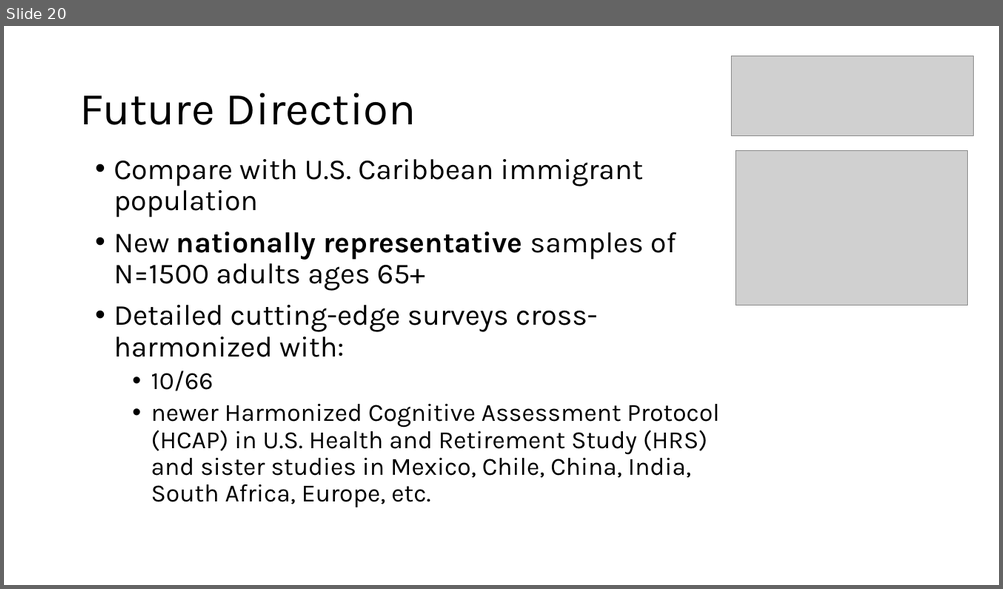
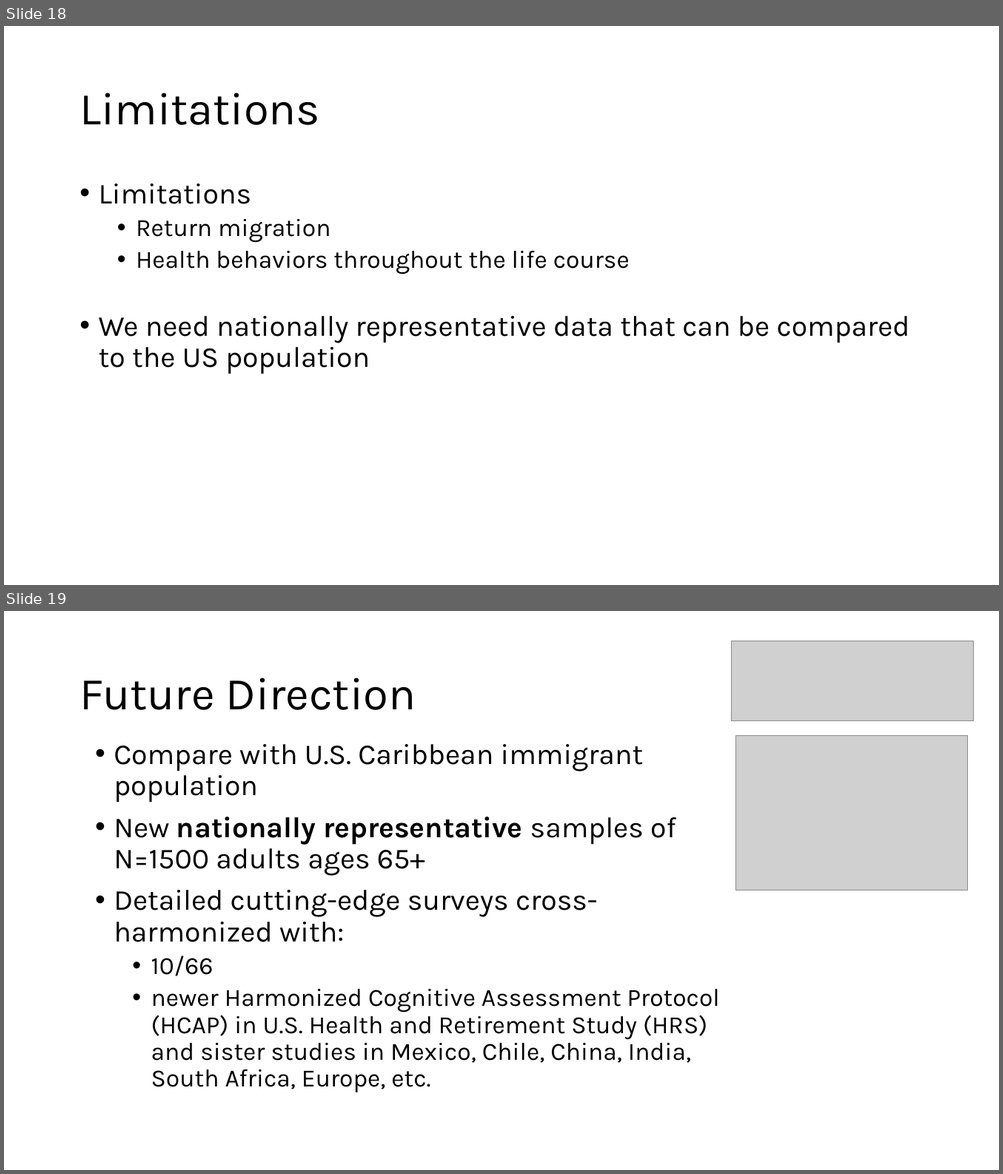
Before and after one commit to chrissoria/international_migration_ses, a slide deck: presentation/PAA_2025.pptx. Shown one above the other, each under a label of ours: slide 20 before the commit, slides 18 and 19 after it. The pictures are 1003x589 and 1003x1174 pixels, drawn with LibreOffice and Linux fonts; fonts in the diff are those of the drawing; grey boxes stand for pictures. Boxes give left, top, right and bottom in pixels: in the first picture for what was removed or moved away, otherwise in the second. Text is boxed around its words. In the diff, an @@ line names an element or a change of style, - is before the commit and + after.

```diff
--- a/presentation/PAA_2025.pptx
+++ b/presentation/PAA_2025.pptx
@@ slide 18 added at (x1=4, y1=26, x2=999, y2=585), background #FFFFFF @@
@@ title added at (x1=79, y1=93, x2=320, y2=125), 44 pt, text #000000 @@
+Limitations
@@ text added at (x1=99, y1=184, x2=910, y2=375), 28 pt, text #000000 @@
+• Limitations
+  • Return migration
+  • Health behaviors throughout the life course
+• We need nationally representative data that can be compared to the US population
@@ what was slide 20 is now slide 19 @@
```
Also in this commit, not shown: 6 slides changed, 5 other slides added, 4 slides removed, 9 other files.
